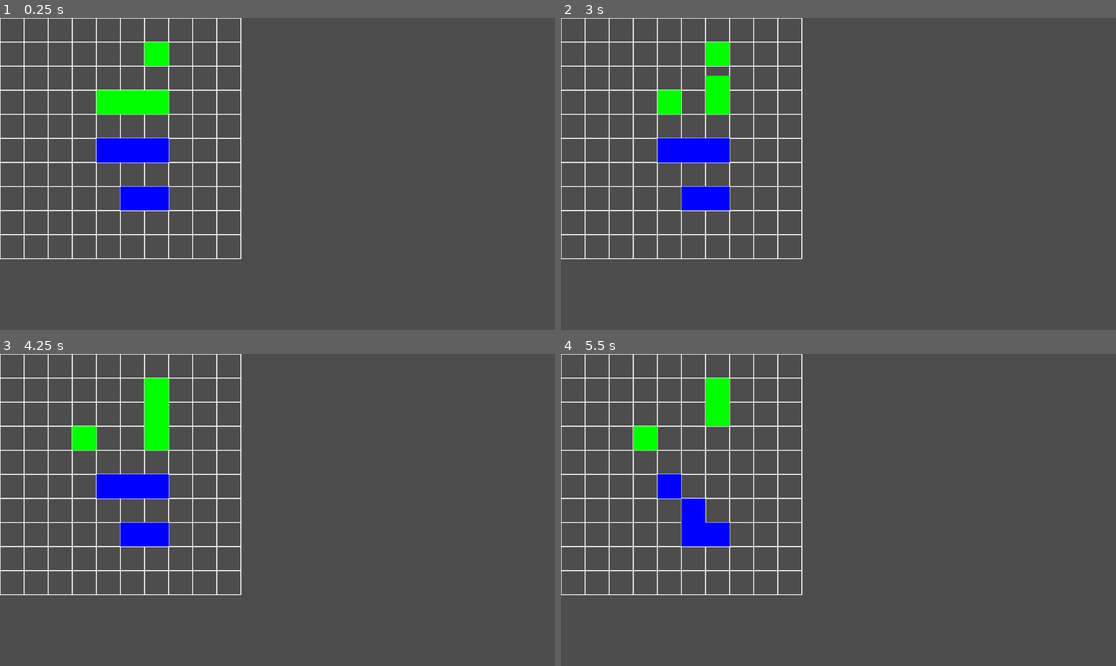
Above: before the commit, frames 1-4 (two rows, left to right).
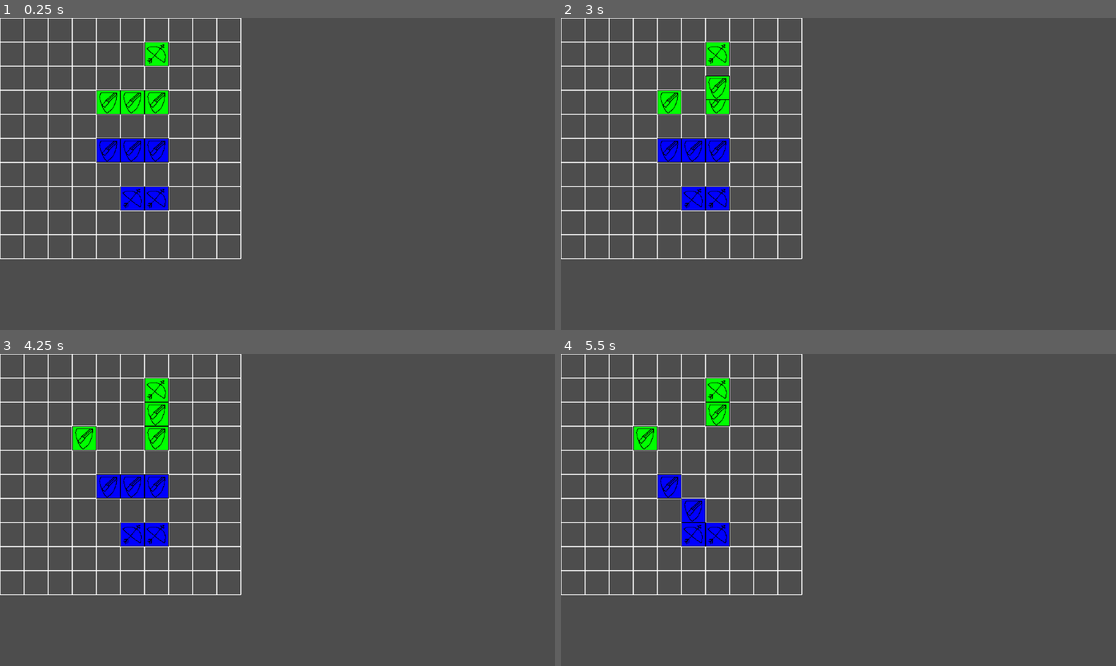
Above: after the commit, the same moments.

Repository: QuaaDev/Proyecto4x
Game: Godot game, scene res://Escenas/Experimentando cosas/game.tscn
Same seed, same stepped clock (60 frames per second), same inputs: the game is played once before the commit and once after it.
Inputs (mouse positions are in pixels of both pictures, inside the frame that each line leads up to):
- Up to frame 1 (0.25 s): no input
- Up to frame 2 (3 s): tap Enter at 0.5, 2 s; move the mouse to (683, 136) at 0.52 s; hold Right 0.53-1.28 s; click (683, 136) at 0.67 s; tap Space at 1.25, 2.75 s; move the mouse to (694, 102) at 1.27 s; hold Down 1.28-2.03 s; click (694, 102) at 1.42 s; move the mouse to (716, 102) at 2.02 s; hold Right 2.03-2.78 s; click (716, 102) at 2.17 s; move the mouse to (672, 102) at 2.77 s; hold Up from 2.78 s (still down); click (672, 102) at 2.92 s
- Up to frame 3 (4.25 s): move the mouse to (111, 485) at 3.52 s; release Up at 3.53 s; hold Left from 3.53 s (still down); click (111, 485) at 3.67 s
- Up to frame 4 (5.5 s): tap Enter at 4.25 s; move the mouse to (694, 485) at 4.27 s; click (694, 485) at 4.42 s; move the mouse to (716, 534) at 5.02 s; release Left at 5.03 s; hold Down from 5.03 s (still down); click (716, 534) at 5.17 s

The runs differ from the first frame. In frame 1, 0.9% of the frame differs, in the area x 17-31%, y 7-62%; in frame 2, 0.9%; in frame 3, 0.9%; in frame 4, 0.7%.

Commit message:
Se agregaron sprites a las unidades

Diff:
--- a/Escenas/Experimentando cosas/arquero_basico.tscn
+++ b/Escenas/Experimentando cosas/arquero_basico.tscn
@@ -12,6 +12,7 @@
 armadura = 0
 rango_ataque = 4
 cd_ataque_variable = 0.5
+sprite_unidad_path = "res://Assets/assets_unidades/arquero.png"
 metadata/_custom_type_script = "uid://c7pktjvxm0r0b"
 
 [node name="ColorRect" type="ColorRect" parent="."]
--- a/Escenas/Experimentando cosas/soldado_basico.tscn
+++ b/Escenas/Experimentando cosas/soldado_basico.tscn
@@ -10,6 +10,7 @@
 collision_mask = 0
 input_pickable = true
 script = ExtResource("1_vs64r")
+sprite_unidad_path = "res://Assets/assets_unidades/guerrero.png"
 
 [node name="ColorRect" type="ColorRect" parent="."]
 offset_right = 50.0
--- a/Scripts/Experimentando Cosas/soldado_basico.gd
+++ b/Scripts/Experimentando Cosas/soldado_basico.gd
@@ -19,12 +19,23 @@
 @export var armadura : int = 2
 @export var rango_ataque : int = 1
 @export var cd_ataque_variable : float = 1.0
+@export var sprite_unidad_path : String
 
 func _ready() -> void:
 	input_pickable = true #Hace que siempre sea seleccionado por el mouse
+	#---------Asignar sprite----------
+	#Unicamente hay que colocar un path valido y el codigo hace todo
+	if sprite_unidad_path != null:
+		var sprite_unidad = Sprite2D.new()
+		sprite_unidad.texture = load(sprite_unidad_path)
+		sprite_unidad.centered = false
+		add_child(sprite_unidad)
+	#---------Asignar sprite----------
+	#-----------Conectar señales---------
 	animacion_recibir_daño.timeout.connect(_on_animacion_recibir_daño_timeout)
 	cd_ataque.timeout.connect(cd_ataque_timeout)
 	self.input_event.connect(_on_input_event)
+	#-----------Conectar señales---------
 	#Cambia el collision_layer para diferenciar aliados de enemigos
 	#Cambia la collision_mask para detectar siempre a los enemigos de su bando
 	#Cambia la direccion a la que apunta el raycast segun el bando junto a su rango con la siguiente formula
@@ -58,7 +69,7 @@
 			#Si se hace click izquierdo sobre self, envia su informacion al administrador de soldados
 			#Para activar su movimiento
 			nodo_administrador.seleccionar_soldado(self)
-			print("Left mouse button clicked!")
+			#print("Left mouse button clicked!")
 
 func _input(event: InputEvent) -> void:
 	if estoy_seleccionado: #Activa el movimiento si se selecciona esta unidad
Binary file added: Assets/assets_unidades/arquero.png
Not shown, added: Assets/assets_unidades/arquero.png.import
Binary file added: Assets/assets_unidades/guerrero.png
Not shown, added: Assets/assets_unidades/guerrero.png.import
